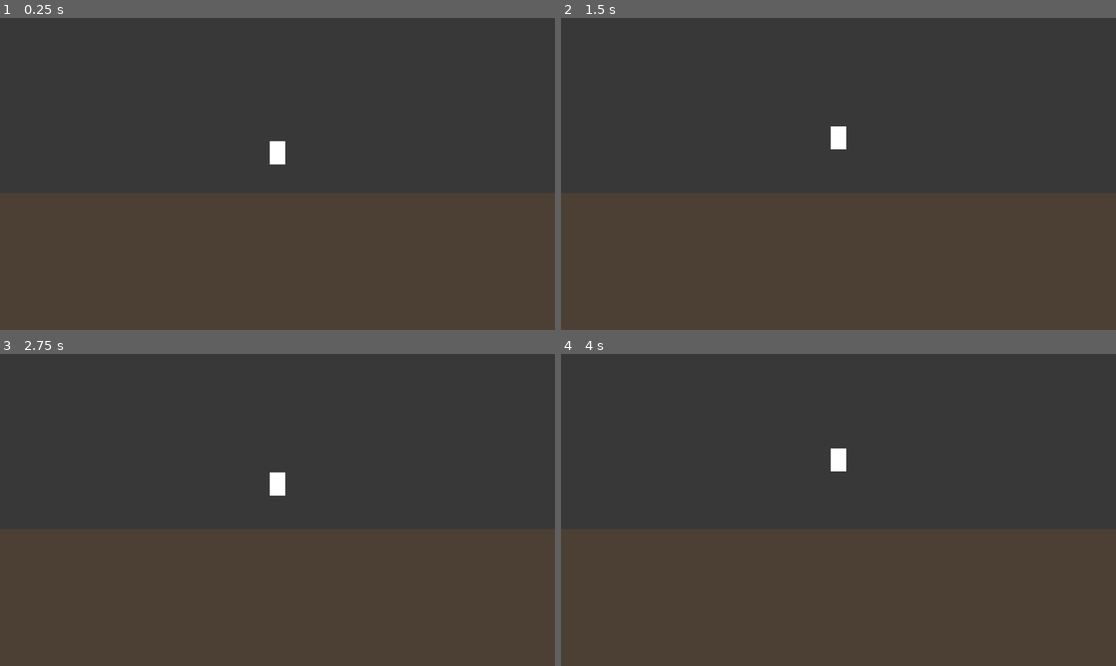
Above: before the commit, frames 1-4 (two rows, left to right).
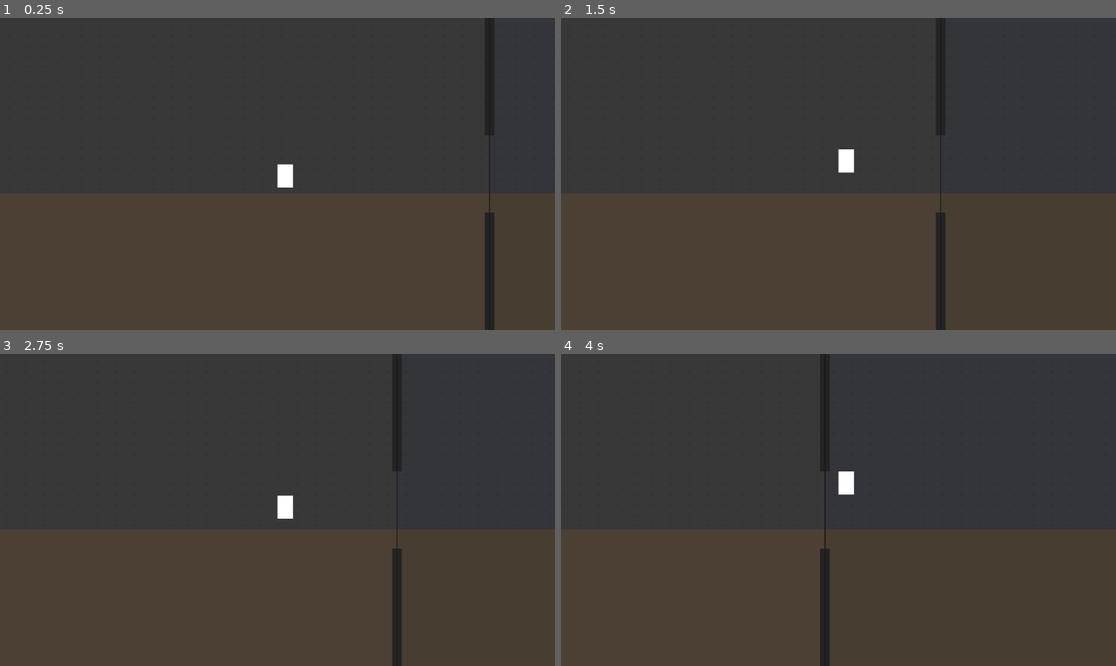
Above: after the commit, the same moments.

Repository: droptablestar/sneaky_cat2d
Game: Godot game, scene res://src/levels/main.tscn
Two runs of this game, one before a commit and one after it. Both use one fixed random seed, a clock stepped at 60 frames per second and the inputs below.
Inputs:
- Up to frame 1 (0.25 s): no input
- Up to frame 2 (1.5 s): tap Enter at 0.5, 1.35 s; hold Enter 0.53-1.28 s; hold Right from 0.53 s (still down); tap Space at 0.77 s
- Up to frame 3 (2.75 s): tap Space at 1.52 s; release Right at 2.03 s; hold Left from 2.03 s (still down); hold Enter from 2.03 s (still down)
- Up to frame 4 (4 s): release Left at 2.78 s; release Enter at 2.78 s; hold Right from 2.78 s (still down); tap Enter at 2.85 s; tap Space at 3.02, 3.77 s; hold Enter from 3.53 s (still down)

The runs differ from the first frame. In frame 1, 1.2% of the frame differs, in the area x 48-90%, y 0-100%; in frame 2, 1.1%; in frame 3, 1.1%; in frame 4, 1.2%, in the area x 46-53%, y 0-100%.

Commit message:
ADD: wallpaper

Diff:
--- a/src/levels/main.tscn
+++ b/src/levels/main.tscn
@@ -8,29 +8,88 @@
 [sub_resource type="RectangleShape2D" id="RectangleShape2D_1"]
 size = Vector2(2600, 40)
 
+; Solid 1x1 texture used as a canvas for the wallpaper shader
+[sub_resource type="Gradient" id="Gradient_1"]
+offsets = PackedFloat32Array(0, 1)
+colors = PackedColorArray(1, 1, 1, 1, 1, 1, 1, 1)
+
+[sub_resource type="GradientTexture2D" id="GradientTexture2D_1"]
+gradient = SubResource("Gradient_1")
+width = 1
+height = 1
+
+; Wallpaper dots shader: subtle, clean, non-foggy.
+; Pattern is based on Sprite UVs, so it scrolls as the camera moves.
+[sub_resource type="Shader" id="Shader_1"]
+code = "shader_type canvas_item;\n\nuniform float dot_spacing = 28.0; // pixels-ish (relative to sprite UV scale)\nuniform float dot_radius  = 0.07; // in cell units (0..0.5)\nuniform float dot_alpha   = 0.08; // overall opacity\nuniform vec4  dot_color   : source_color = vec4(0.0, 0.0, 0.0, 1.0);\n\nvoid fragment() {\n\t// Use UVs to create a repeating grid; keep it stable in world space.\n\tvec2 uv = UV * dot_spacing;\n\tvec2 cell = fract(uv) - vec2(0.5);\n\tfloat d = length(cell);\n\tfloat mask = 1.0 - smoothstep(dot_radius, dot_radius + 0.02, d);\n\t// Very subtle: dots only.\n\tCOLOR = vec4(dot_color.rgb, mask * dot_alpha);\n}\n"
+
+[sub_resource type="ShaderMaterial" id="ShaderMaterial_1"]
+shader = SubResource("Shader_1")
+shader_parameter/dot_spacing = 34.0
+shader_parameter/dot_radius = 0.085
+shader_parameter/dot_alpha = 0.07
+shader_parameter/dot_color = Color(0.0, 0.0, 0.0, 1.0)
+
 [node name="Main" type="Node2D"]
 
-; === ROOM A visuals (x: -640..640, y: 0..720) ===
+; === ROOM A visuals (x: -640..640) ===
 [node name="Wall_A" type="Polygon2D" parent="."]
 z_index = -10
 color = Color(0.22, 0.22, 0.22, 1.0)
 polygon = PackedVector2Array(-640, 0, 640, 0, 640, 720, -640, 720)
+
+; Wallpaper overlay for Room A (subtle dots)
+[node name="Wallpaper_A" type="Sprite2D" parent="."]
+z_index = -9
+texture = SubResource("GradientTexture2D_1")
+material = SubResource("ShaderMaterial_1")
+position = Vector2(0, 360)
+centered = true
+scale = Vector2(1280, 720)
 
 [node name="FloorVisual_A" type="Polygon2D" parent="."]
 z_index = -6
 color = Color(0.30, 0.25, 0.20, 1.0)
 polygon = PackedVector2Array(-640, 400, 640, 400, 640, 720, -640, 720)
 
-; === ROOM B visuals (x: 640..1920, y: 0..720) ===
+; === ROOM B visuals (x: 640..1920) ===
+; Slightly different tint so the camera transition is obvious.
 [node name="Wall_B" type="Polygon2D" parent="."]
 z_index = -10
-color = Color(0.22, 0.22, 0.22, 1.0)
+color = Color(0.20, 0.21, 0.23, 1.0)
 polygon = PackedVector2Array(640, 0, 1920, 0, 1920, 720, 640, 720)
+
+; Wallpaper overlay for Room B (same shader, same scale)
+[node name="Wallpaper_B" type="Sprite2D" parent="."]
+z_index = -9
+texture = SubResource("GradientTexture2D_1")
+material = SubResource("ShaderMaterial_1")
+position = Vector2(1280, 360)
+centered = true
+scale = Vector2(1280, 720)
 
 [node name="FloorVisual_B" type="Polygon2D" parent="."]
 z_index = -6
-color = Color(0.30, 0.25, 0.20, 1.0)
+color = Color(0.28, 0.24, 0.19, 1.0)
 polygon = PackedVector2Array(640, 400, 1920, 400, 1920, 720, 640, 720)
+
+; === Room boundary marker (visual seam) ===
+[node name="RoomSeam" type="Line2D" parent="."]
+z_index = -1
+width = 2.0
+default_color = Color(0.10, 0.10, 0.10, 1.0)
+points = PackedVector2Array(640, 0, 640, 720)
+
+; === Divider wall with doorway gap (visual only) ===
+[node name="DividerWallTop" type="Polygon2D" parent="."]
+z_index = -2
+color = Color(0.14, 0.14, 0.14, 1.0)
+polygon = PackedVector2Array(630, 0, 650, 0, 650, 280, 630, 280)
+
+[node name="DividerWallBottom" type="Polygon2D" parent="."]
+z_index = -2
+color = Color(0.14, 0.14, 0.14, 1.0)
+polygon = PackedVector2Array(630, 440, 650, 440, 650, 720, 630, 720)
 
 ; === Physics floor ===
 [node name="Floor" type="StaticBody2D" parent="."]
--- a/src/player/Player.tscn
+++ b/src/player/Player.tscn
@@ -14,4 +14,4 @@
 [node name="Visual" type="ColorRect" parent="."]
 color = Color(1, 1, 1, 1)
 size = Vector2(32, 48)
-position = Vector2(-16, -48)
+position = Vector2(0, 0)
--- a/src/player/player.gd
+++ b/src/player/player.gd
@@ -11,7 +11,6 @@
 
 	# Deterministic keyboard movement (no InputMap dependency).
 	var axis := 0.0
-	print(Input.is_key_pressed(KEY_LEFT))
 	if Input.is_key_pressed(KEY_LEFT) or Input.is_key_pressed(KEY_A):
 		axis -= 1.0
 	if Input.is_key_pressed(KEY_RIGHT) or Input.is_key_pressed(KEY_D):
